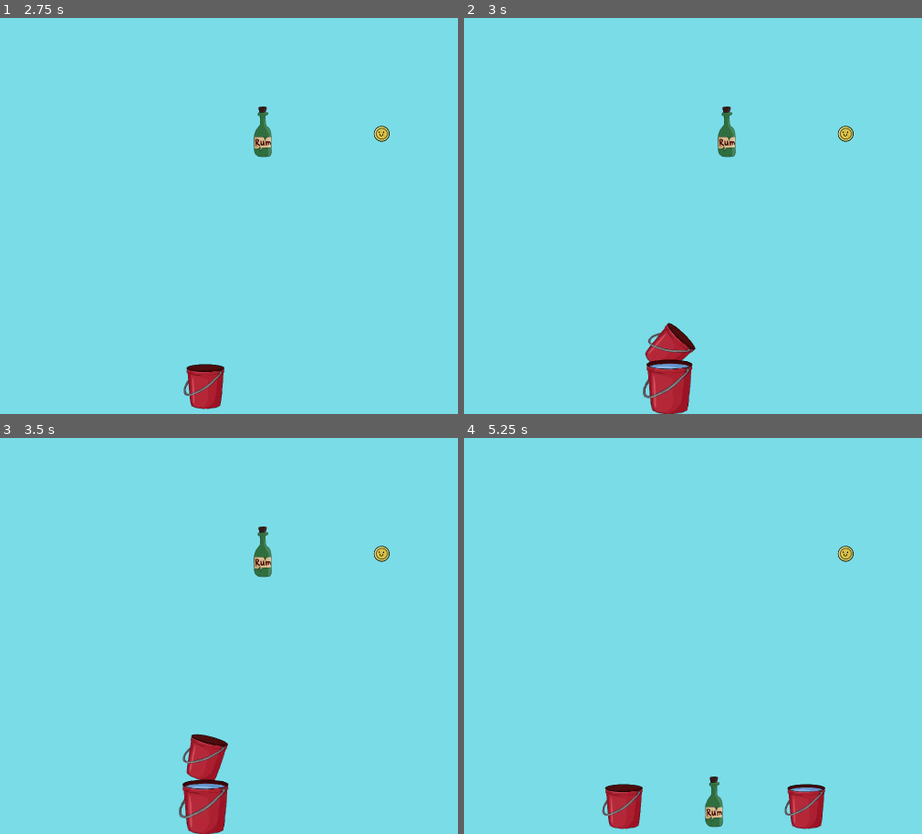
Above: before the commit, frames 1-4 (two rows, left to right).
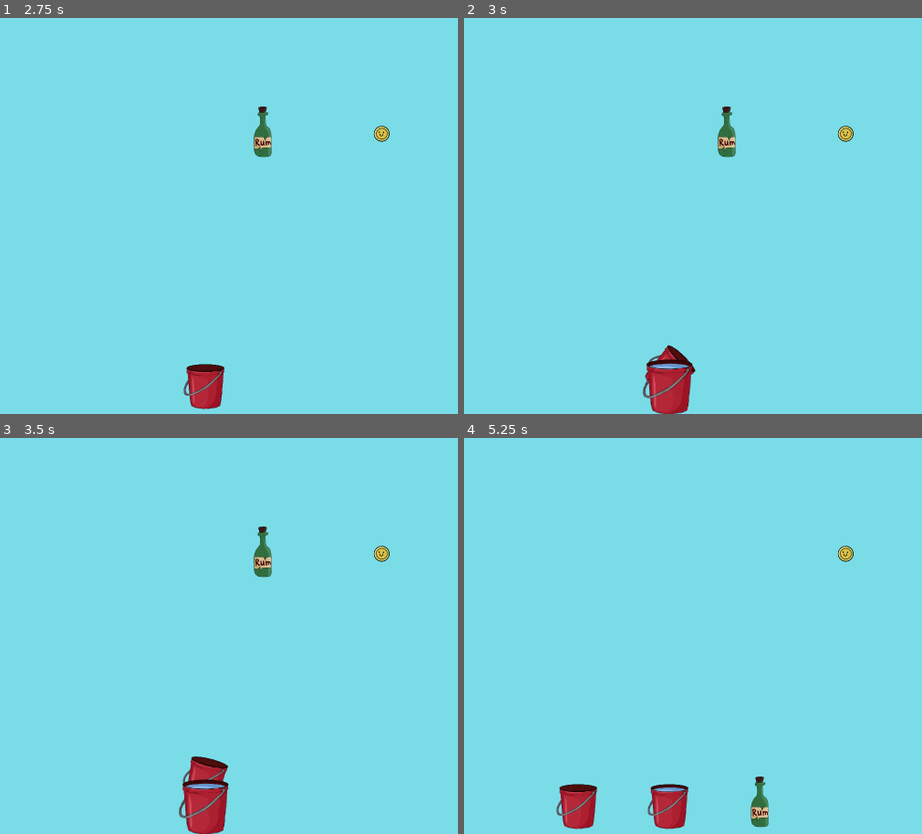
Above: after the commit, the same moments.

Repository: DiVaSkibo/Notebook-command
Game: Godot game, scene res://Scene/+.tscn
The game is run twice, just before and just after one commit, with the same random seed, the same clock (stepped at 60 frames per second) and the same inputs.
Inputs (mouse positions are in pixels of both pictures, inside the frame that each line leads up to):
- Up to frame 1 (2.75 s): tap Enter at 0.5 s; move the mouse to (32, 132) at 0.52 s; press the mouse at (32, 132) at 0.53 s; move the mouse to (146, 132) at 1.27 s; release the mouse at (146, 132) at 1.28 s; click (146, 132) at 1.35 s; move the mouse to (206, 386) at 2.02 s; press the mouse at (206, 386) at 2.03 s
- Up to frame 2 (3 s): tap Space at 2.75 s; release the mouse at (670, 386) at 2.78 s; click (670, 386) at 2.85 s
- Up to frame 3 (3.5 s): no input
- Up to frame 4 (5.25 s): move the mouse to (729, 552) at 3.52 s; press the mouse at (729, 552) at 3.53 s; move the mouse to (624, 806) at 4.27 s; release the mouse at (624, 806) at 4.28 s; click (624, 806) at 4.35 s; move the mouse to (670, 806) at 5.02 s; press the mouse at (670, 806) at 5.03 s

Frame 1 is identical in both runs. In frame 2, 0.7% of the frame differs, in the area x 39-51%, y 76-93%; in frame 3, 0.8%; in frame 4, 4.1%, in the area x 20-79%, y 85-99%.

Commit message:
Fix
* Item resource script
* Item resources
* Item script
* + scene

Diff:
--- a/Resource/itemBucket+water.tres
+++ b/Resource/itemBucket+water.tres
@@ -1,11 +1,15 @@
-[gd_resource type="Resource" script_class="ItemResource" load_steps=3 format=3 uid="uid://c6lec34preqcl"]
+[gd_resource type="Resource" script_class="ItemResource" load_steps=4 format=3 uid="uid://c6lec34preqcl"]
 
 [ext_resource type="Script" uid="uid://d1y5vndir1wt5" path="res://script/____ItemResource.gd" id="1_tm2a5"]
 [ext_resource type="Texture2D" uid="uid://drxgeqjchkbyk" path="res://Resource/Asset/item/Bucket+water.png" id="2_g8vbg"]
+
+[sub_resource type="CapsuleShape2D" id="CapsuleShape2D_tm2a5"]
+radius = 40.0
+height = 111.0
 
 [resource]
 script = ExtResource("1_tm2a5")
 sprite = ExtResource("2_g8vbg")
 mass = 4.0
-radius = 30.0
+shape = SubResource("CapsuleShape2D_tm2a5")
 metadata/_custom_type_script = "uid://d1y5vndir1wt5"
--- a/Resource/itemBucket.tres
+++ b/Resource/itemBucket.tres
@@ -1,11 +1,15 @@
-[gd_resource type="Resource" script_class="ItemResource" load_steps=3 format=3 uid="uid://dqmyocw3qmakb"]
+[gd_resource type="Resource" script_class="ItemResource" load_steps=4 format=3 uid="uid://dqmyocw3qmakb"]
 
 [ext_resource type="Script" uid="uid://d1y5vndir1wt5" path="res://script/____ItemResource.gd" id="1_0mkon"]
 [ext_resource type="Texture2D" uid="uid://w1jl5iqk6hhv" path="res://Resource/Asset/item/Bucket.png" id="2_owcp8"]
+
+[sub_resource type="CapsuleShape2D" id="CapsuleShape2D_0mkon"]
+radius = 40.0
+height = 111.0
 
 [resource]
 script = ExtResource("1_0mkon")
 sprite = ExtResource("2_owcp8")
 mass = 2.0
-radius = 30.0
+shape = SubResource("CapsuleShape2D_0mkon")
 metadata/_custom_type_script = "uid://d1y5vndir1wt5"
--- a/Resource/itemCoin.tres
+++ b/Resource/itemCoin.tres
@@ -1,11 +1,14 @@
-[gd_resource type="Resource" script_class="ItemResource" load_steps=3 format=3 uid="uid://d3d426if74gdh"]
+[gd_resource type="Resource" script_class="ItemResource" load_steps=4 format=3 uid="uid://d3d426if74gdh"]
 
 [ext_resource type="Script" uid="uid://d1y5vndir1wt5" path="res://script/____ItemResource.gd" id="1_u328y"]
 [ext_resource type="Texture2D" uid="uid://bypee0ljcy683" path="res://Resource/Asset/item/coin.png" id="2_275kj"]
+
+[sub_resource type="CircleShape2D" id="CircleShape2D_u328y"]
+radius = 20.0
 
 [resource]
 script = ExtResource("1_u328y")
 sprite = ExtResource("2_275kj")
 mass = 1.0
-radius = 10.0
+shape = SubResource("CircleShape2D_u328y")
 metadata/_custom_type_script = "uid://d1y5vndir1wt5"
--- a/Resource/itemRum.tres
+++ b/Resource/itemRum.tres
@@ -1,11 +1,15 @@
-[gd_resource type="Resource" script_class="ItemResource" load_steps=3 format=3 uid="uid://ccqbqvdoyja6j"]
+[gd_resource type="Resource" script_class="ItemResource" load_steps=4 format=3 uid="uid://ccqbqvdoyja6j"]
 
 [ext_resource type="Script" uid="uid://d1y5vndir1wt5" path="res://script/____ItemResource.gd" id="1_adfb1"]
 [ext_resource type="Texture2D" uid="uid://d1uh43a2lqhln" path="res://Resource/Asset/item/Rum.png" id="2_0h8i0"]
+
+[sub_resource type="CapsuleShape2D" id="CapsuleShape2D_adfb1"]
+radius = 24.0
+height = 96.0
 
 [resource]
 script = ExtResource("1_adfb1")
 sprite = ExtResource("2_0h8i0")
 mass = 1.5
-radius = 10.0
+shape = SubResource("CapsuleShape2D_adfb1")
 metadata/_custom_type_script = "uid://d1y5vndir1wt5"
--- a/Scene/+.tscn
+++ b/Scene/+.tscn
@@ -6,18 +6,8 @@
 [ext_resource type="Resource" uid="uid://ccqbqvdoyja6j" path="res://Resource/itemRum.tres" id="4_itlmv"]
 [ext_resource type="Resource" uid="uid://d3d426if74gdh" path="res://Resource/itemCoin.tres" id="5_f37ww"]
 
-[sub_resource type="WorldBoundaryShape2D" id="WorldBoundaryShape2D_osv4s"]
-
 [node name="+" type="Node"]
 script = ExtResource("1_a5tbx")
-
-[node name="StaticBody2D" type="StaticBody2D" parent="."]
-position = Vector2(800, 704)
-
-[node name="CollisionShape2D" type="CollisionShape2D" parent="StaticBody2D"]
-shape = SubResource("WorldBoundaryShape2D_osv4s")
-disabled = true
-debug_color = Color(0, 0, 0, 1)
 
 [node name="Item" parent="." instance=ExtResource("1_asc53")]
 position = Vector2(416, 288)
--- a/Scene/__Item.tscn
+++ b/Scene/__Item.tscn
@@ -7,9 +7,12 @@
 [sub_resource type="PhysicsMaterial" id="PhysicsMaterial_2rwoj"]
 bounce = 0.75
 
-[sub_resource type="CircleShape2D" id="CircleShape2D_2rwoj"]
+[sub_resource type="CapsuleShape2D" id="CapsuleShape2D_12m02"]
+radius = 40.0
+height = 112.0
 
 [node name="Item" type="RigidBody2D"]
+collision_mask = 0
 input_pickable = true
 mass = 0.01
 physics_material_override = SubResource("PhysicsMaterial_2rwoj")
@@ -22,7 +25,7 @@
 texture = ExtResource("3_2rwoj")
 
 [node name="CollisionShape2D" type="CollisionShape2D" parent="."]
-shape = SubResource("CircleShape2D_2rwoj")
+shape = SubResource("CapsuleShape2D_12m02")
 debug_color = Color(0, 1, 0, 0.0431373)
 
 [connection signal="mouse_entered" from="." to="." method="_on_mouse_entered"]
--- a/script/__Item.gd
+++ b/script/__Item.gd
@@ -16,10 +16,7 @@
 	#region	Funcs
 func _ready() -> void:
 	if resource.sprite: sprite.texture = resource.sprite
-	if resource.radius:
-		var shape = CircleShape2D.new()
-		shape.radius = resource.radius
-		$CollisionShape2D.shape = shape
+	if resource.shape: $CollisionShape2D.shape = resource.shape
 	gravity_scale = resource.mass
 func _physics_process(_delta: float) -> void:
 	if is_hold: position = get_global_mouse_position()
--- a/script/____ItemResource.gd
+++ b/script/____ItemResource.gd
@@ -2,4 +2,4 @@
 
 @export var sprite :Texture2D
 @export_range(-8., 8.) var mass :float = 1.
-@export var radius :float
+@export var shape :Shape2D
Not shown: 1 places in Scene/+.tscn that only renumber resources
